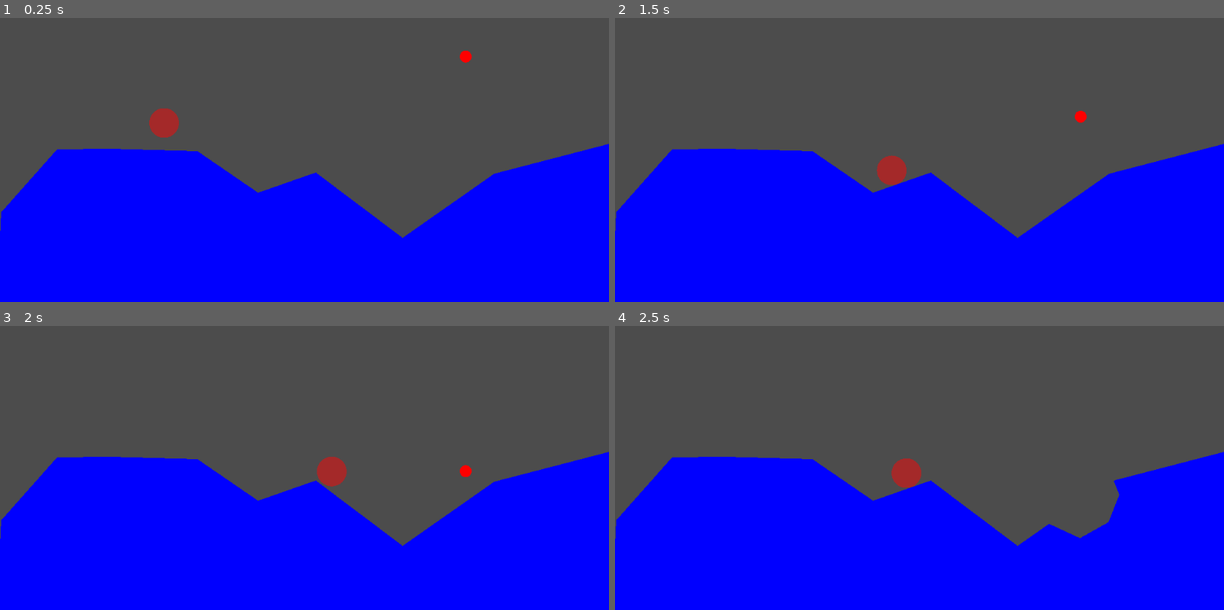
Above: before the commit, frames 1-4 (two rows, left to right).
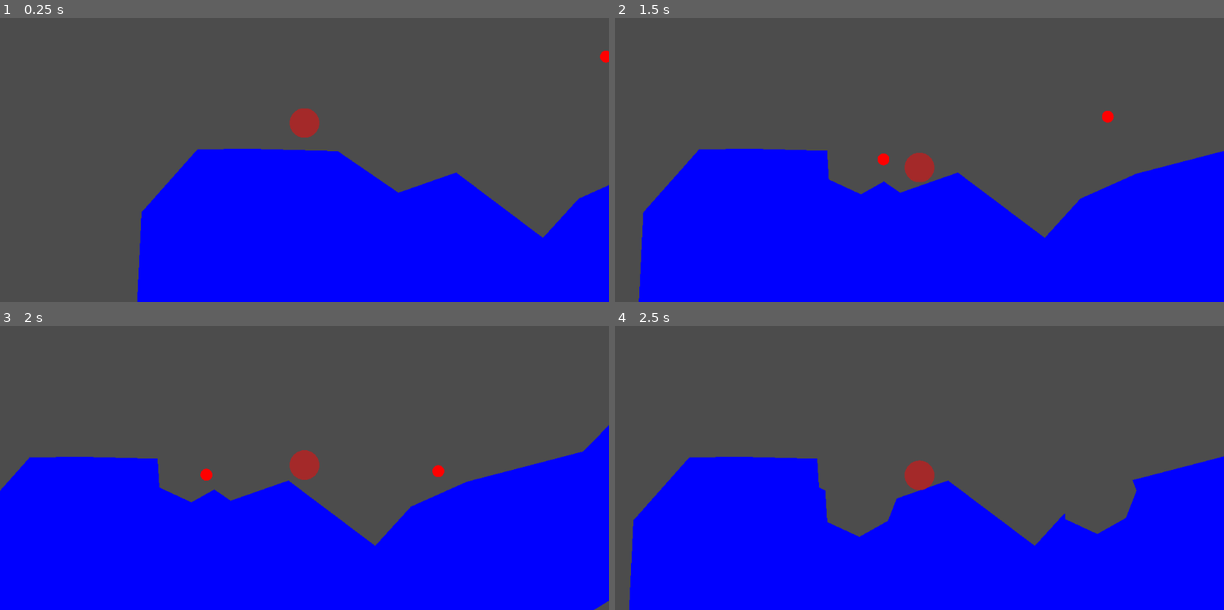
Above: after the commit, the same moments.

Repository: the-g-force/GGJ23
Game: Godot game, scene res://World/World.tscn
The game is run twice, just before and just after one commit, with the same random seed, the same clock (stepped at 60 frames per second) and the same inputs.
Inputs (mouse positions are in pixels of both pictures, inside the frame that each line leads up to):
- Up to frame 1 (0.25 s): no input
- Up to frame 2 (1.5 s): move the mouse to (1053, 106) at 0.52 s; hold Space (p0_shoot, bound only after the commit) 0.53-1.28 s; hold D (p0_right) from 0.53 s (still down); move the mouse to (797, 142) at 1.27 s; tap Space (p0_shoot, bound only after the commit) at 1.35 s
- Up to frame 3 (2 s): keep holding D (p0_right)
- Up to frame 4 (2.5 s): move the mouse to (980, 354) at 2.02 s; release D (p0_right) at 2.03 s; hold A (p0_left) from 2.03 s (still down); hold Space (p0_shoot, bound only after the commit) from 2.03 s (still down)

The runs differ from the first frame. In frame 1, 22% of the frame differs, in the area x 0-100%, y 11-100%; in frame 2, 6.0%; in frame 3, 6.5%; in frame 4, 5.5%.

Commit message:
Make camera follow potato

Diff:
--- a/project/Potato/Potato.gd
+++ b/project/Potato/Potato.gd
@@ -3,8 +3,11 @@
 var _GRAVITY : float = ProjectSettings.get_setting("physics/2d/default_gravity")
 
 var _velocity := Vector2.ZERO
+var _shoot_press_time := 0.0
 
-func _physics_process(_delta:float)->void:
+func _physics_process(delta:float)->void:
+	$WeaponHinge.rotation = get_angle_to(get_global_mouse_position())
+
 	var direction := Input.get_axis("p0_left", "p0_right")
 	var linear_velocity := Vector2(200*direction, 0)
 
@@ -14,6 +17,20 @@
 
 	_velocity = move_and_slide(linear_velocity, Vector2.UP)
 
+	if Input.is_action_pressed("p0_shoot") and _shoot_press_time < 1.0:
+		_shoot_press_time += delta
+
+	if Input.is_action_just_released("p0_shoot"):
+		_shoot()
+
+
+func _shoot()->void:
+	var bullet = preload("res://Bullet/Bullet.tscn").instance()
+	bullet.global_position = $WeaponHinge/Position2D.global_position
+	get_parent().add_child(bullet)
+	bullet.apply_impulse(Vector2.ZERO, lerp(Vector2.ZERO, Vector2.RIGHT.rotated($WeaponHinge.rotation) * 400, _shoot_press_time))
+	_shoot_press_time = 0.0
+
 
 func _draw():
 	draw_circle(Vector2.ZERO, 25.0, Color.brown)
--- a/project/Potato/Potato.tscn
+++ b/project/Potato/Potato.tscn
@@ -10,3 +10,8 @@
 
 [node name="CollisionShape2D" type="CollisionShape2D" parent="."]
 shape = SubResource( 1 )
+
+[node name="WeaponHinge" type="Node2D" parent="."]
+
+[node name="Position2D" type="Position2D" parent="WeaponHinge"]
+position = Vector2( 50, 0 )
--- a/project/World/World.gd
+++ b/project/World/World.gd
@@ -1,11 +1,16 @@
 extends Node2D
 
 onready var _ground_polygon : CollisionPolygon2D = $StaticBody2D/CollisionPolygon2D
+onready var _camera : Camera2D = $Camera2D
 
 
 func _input(event):
 	if event.is_pressed():
 		clip($Polygon2D)
+
+
+func _process(_delta):
+	_camera.global_position.x = $Potato.global_position.x
 
 
 func clip(polygon:Polygon2D)->void:
--- a/project/World/World.tscn
+++ b/project/World/World.tscn
@@ -10,7 +10,8 @@
 [node name="StaticBody2D" type="StaticBody2D" parent="."]
 
 [node name="CollisionPolygon2D" type="CollisionPolygon2D" parent="StaticBody2D"]
-polygon = PoolVector2Array( 2, 449, 96, 343, 185, 342, 332, 346, 434, 416, 531, 382, 677, 492, 831, 384, 1027, 333, 1027, 611, -6, 614 )
+position = Vector2( 15, -3 )
+polygon = PoolVector2Array( 2, 449, 96, 343, 185, 342, 332, 346, 434, 416, 531, 382, 677, 492, 737, 426, 831, 384, 1027, 333, 1120, 237, 1299, 157, 1403, 188, 1536, 276, 1606, 288, 1726, 299, 1833, 357, 1943, 418, 1941, 558, 1339, 566, 1303, 440, 1027, 611, -6, 614 )
 
 [node name="Bullet" parent="." instance=ExtResource( 2 )]
 position = Vector2( 783, 184 )
@@ -22,3 +23,7 @@
 
 [node name="Potato" parent="." instance=ExtResource( 3 )]
 position = Vector2( 276, 274 )
+
+[node name="Camera2D" type="Camera2D" parent="."]
+position = Vector2( 0, 300 )
+current = true
--- a/project/project.godot
+++ b/project/project.godot
@@ -32,6 +32,11 @@
 , Object(InputEventKey,"resource_local_to_scene":false,"resource_name":"","device":0,"alt":false,"shift":false,"control":false,"meta":false,"command":false,"pressed":false,"scancode":16777233,"physical_scancode":0,"unicode":0,"echo":false,"script":null)
  ]
 }
+p0_shoot={
+"deadzone": 0.5,
+"events": [ Object(InputEventKey,"resource_local_to_scene":false,"resource_name":"","device":0,"alt":false,"shift":false,"control":false,"meta":false,"command":false,"pressed":false,"scancode":32,"physical_scancode":0,"unicode":0,"echo":false,"script":null)
+ ]
+}
 
 [physics]
 
